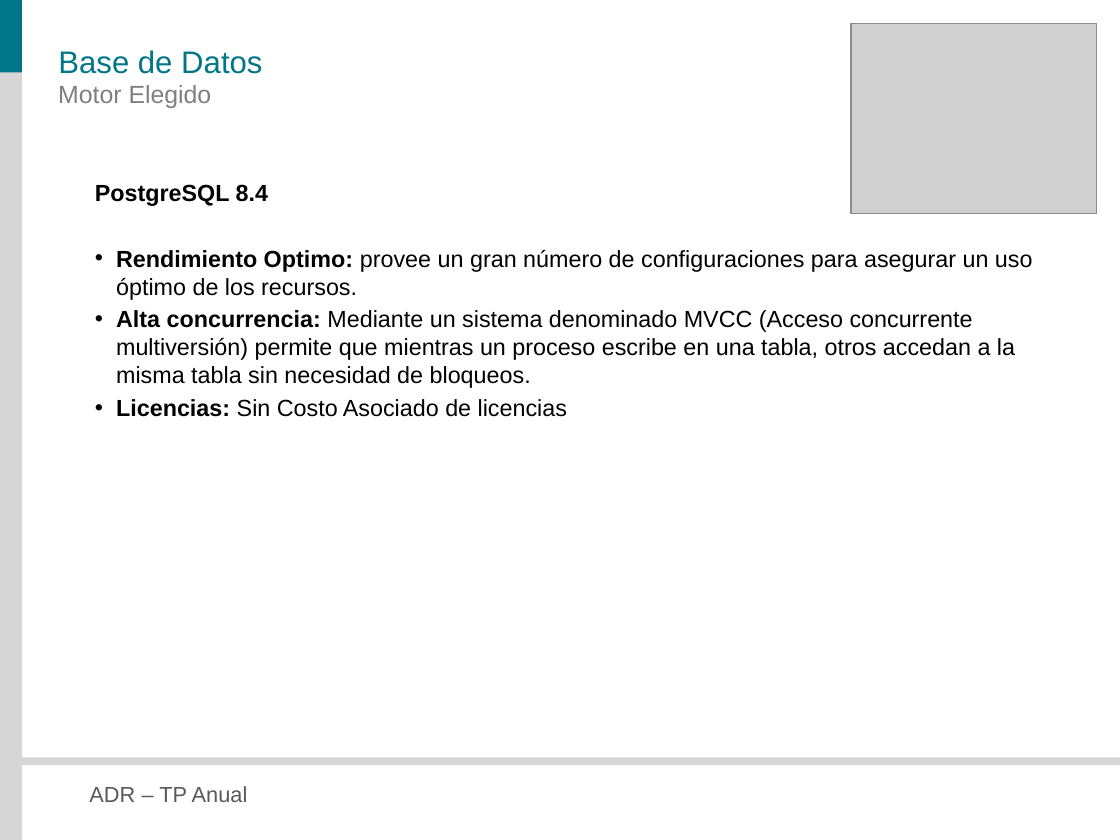
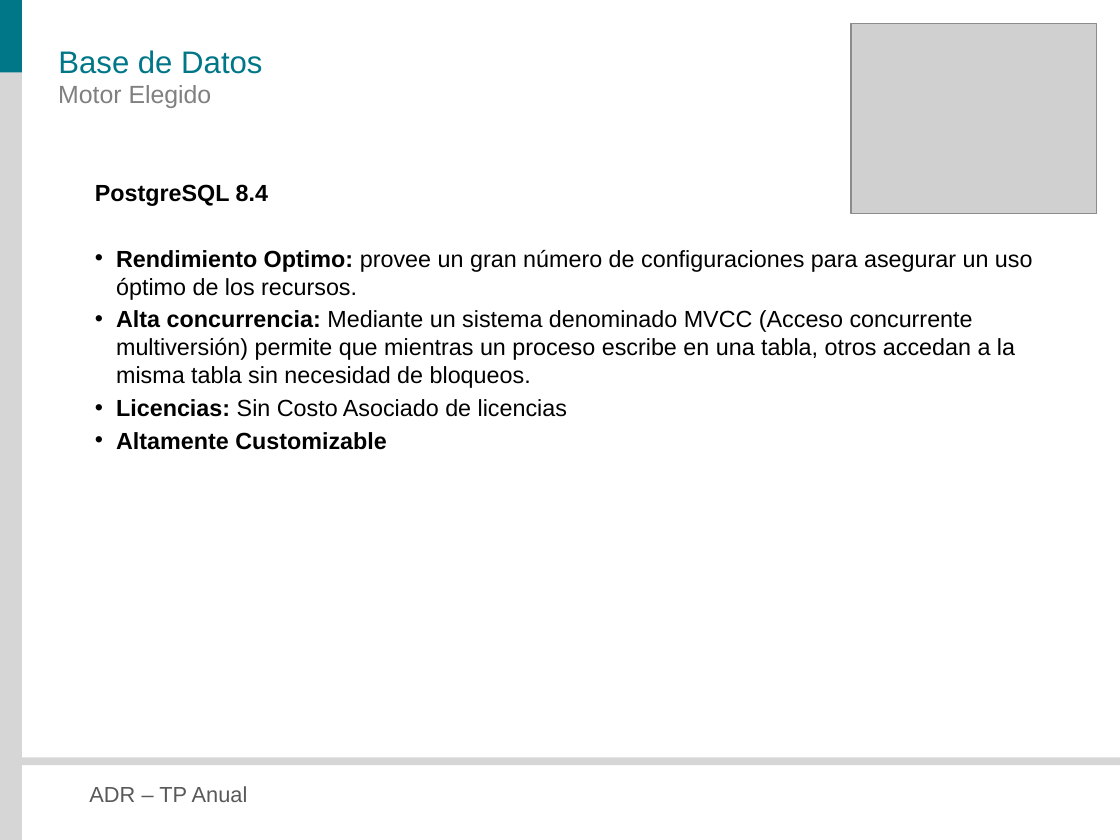
Before and after one commit to veritoreinoso/adr-2010, a slide deck: slide 8 of Presentacion.pptx. Drawn at 1120x840 pixels with LibreOffice and Linux fonts; fonts in the diff are those of the drawing; grey boxes stand for pictures. Boxes give left, top, right and bottom in pixels: in the first picture for what was removed or moved away, otherwise in the second. Text is boxed around its words. In the diff, an @@ line names an element or a change of style, - is before the commit and + after.

```diff
--- a/Presentacion.pptx
+++ b/Presentacion.pptx
@@ text at [116,432,387,450]: paragraph added @@
+• Altamente Customizable
```
Also in this commit, not shown: 9 other slides changed, 3 slides added, 1 slide removed.
